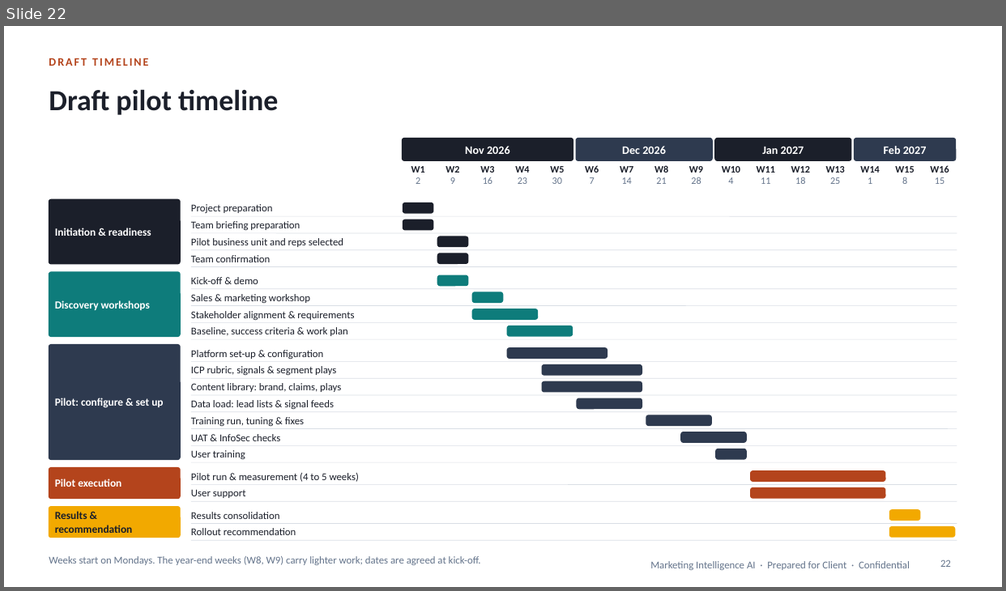
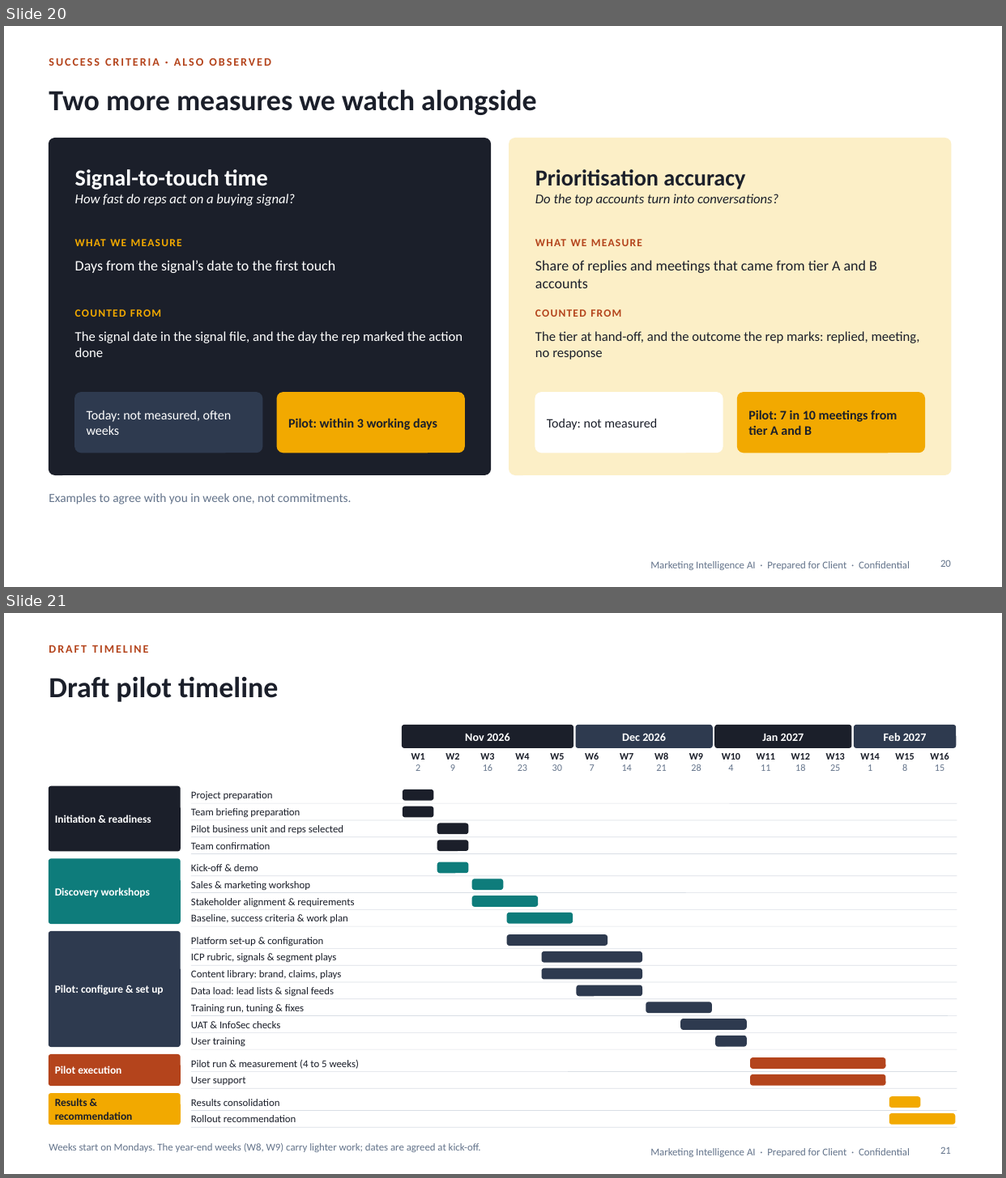
Before and after one commit to shantanusharma-commits/Demand-AI---POC, a slide deck: proposal/Marketing_Intelligence_AI_Pilot_Proposal.pptx. Shown one above the other, each under a label of ours: slide 22 before the commit, slides 20 and 21 after it. The pictures are 1006x591 and 1006x1178 pixels, drawn with LibreOffice and Linux fonts; fonts in the diff are those of the drawing. Boxes give left, top, right and bottom in pixels: in the first picture for what was removed or moved away, otherwise in the second. Text is boxed around its words. In the diff, an @@ line names an element or a change of style, - is before the commit and + after.

```diff
--- a/proposal/Marketing_Intelligence_AI_Pilot_Proposal.pptx
+++ b/proposal/Marketing_Intelligence_AI_Pilot_Proposal.pptx
@@ slide 20 added at (x1=4, y1=26, x2=1002, y2=587), background #FFFFFF; not listed: 1 template element that a slide beside it also shows @@
@@ text added at (x1=49, y1=58, x2=271, y2=66), 11 pt, text #B4441C, bold @@
+SUCCESS CRITERIA · ALSO OBSERVED
@@ title added at (x1=49, y1=89, x2=537, y2=115), 28 pt, text #1B1F2A, bold @@
+Two more measures we watch alongside
@@ rounded rectangle added at (x1=49, y1=139, x2=491, y2=476), fill #1B1F2A, outline #1B1F2A 1 pt @@
@@ rounded rectangle added at (x1=509, y1=139, x2=951, y2=476), fill #FCEFC7, outline #FCEFC7 1 pt @@
@@ text added at (x1=75, y1=169, x2=296, y2=206), 13 pt, text #FFFFFF, italic @@
+Signal-to-touch time
+How fast do reps act on a buying signal?
@@ text added at (x1=535, y1=169, x2=778, y2=206), 13 pt, text #1B1F2A, italic @@
+Prioritisation accuracy
+Do the top accounts turn into conversations?
@@ text added at (x1=75, y1=239, x2=182, y2=246), 10.5 pt, text #F2A900, bold @@
+WHAT WE MEASURE
@@ text added at (x1=535, y1=239, x2=642, y2=246), 10.5 pt, text #B4441C, bold @@
+WHAT WE MEASURE
@@ text added at (x1=75, y1=260, x2=335, y2=273), 14 pt, text #FFFFFF @@
+Days from the signal’s date to the first touch
@@ text added at (x1=535, y1=260, x2=877, y2=288), 14 pt, text #1B1F2A @@
+Share of replies and meetings that came from tier A and B accounts
@@ text added at (x1=75, y1=310, x2=161, y2=317), 10.5 pt, text #F2A900, bold @@
+COUNTED FROM
@@ text added at (x1=535, y1=310, x2=621, y2=317), 10.5 pt, text #B4441C, bold @@
+COUNTED FROM
@@ text added at (x1=75, y1=331, x2=462, y2=357), 13 pt, text #FFFFFF @@
+The signal date in the signal file, and the day the rep marked the action done
@@ text added at (x1=535, y1=331, x2=920, y2=360), 13 pt, text #1B1F2A @@
+The tier at hand-off, and the outcome the rep marks: replied, meeting, no response
@@ rounded rectangle added at (x1=75, y1=393, x2=262, y2=453), fill #2E3A4F, outline #2E3A4F 1 pt @@
@@ text added at (x1=87, y1=411, x2=232, y2=435), 12.5 pt, text #FFFFFF @@
+Today: not measured, often weeks
@@ rounded rectangle added at (x1=277, y1=393, x2=464, y2=453), fill #F2A900, outline #F2A900 1 pt @@
@@ rounded rectangle added at (x1=535, y1=393, x2=722, y2=453), fill #FFFFFF, outline #FFFFFF 1 pt @@
@@ rounded rectangle added at (x1=738, y1=393, x2=925, y2=453), fill #F2A900, outline #F2A900 1 pt @@
@@ text added at (x1=748, y1=410, x2=897, y2=435), 12.5 pt, text #1B1F2A, bold @@
+Pilot: 7 in 10 meetings from tier A and B
@@ text added at (x1=288, y1=418, x2=437, y2=430), 12.5 pt, text #1B1F2A, bold @@
+Pilot: within 3 working days
@@ text added at (x1=547, y1=419, x2=657, y2=430), 12.5 pt, text #1B1F2A @@
+Today: not measured
@@ text added at (x1=49, y1=493, x2=351, y2=505), 12 pt, text #64748B @@
+Examples to agree with you in week one, not commitments.
@@ page number added at (x1=940, y1=560, x2=951, y2=567), 10 pt, text #64748B @@
+20
@@ what was slide 22 is now slide 21 @@
@@ page number at (x1=940, y1=1147, x2=951, y2=1154): text changed @@
-22
+21
```
Also in this commit, not shown: 5 slides changed, 2 slides removed, 8 other files.
